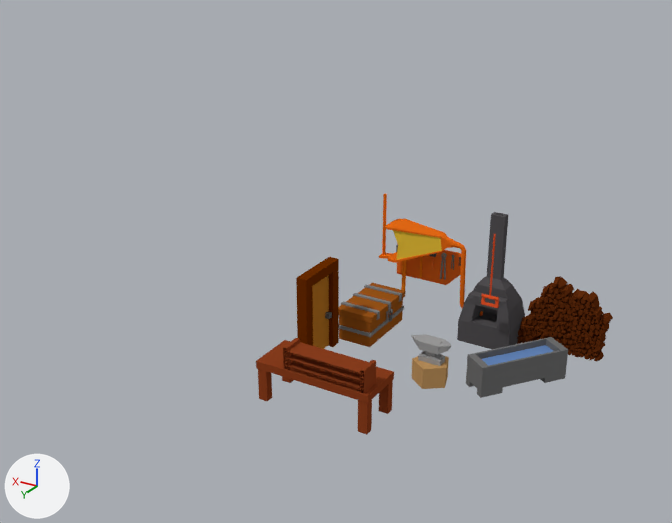
An edit to the Blender file ABaseGame/assets/Models/buildings/Stadt 1/Schmiede/scmiede.blend, drawn before and after from the same camera.
The view is the same before and after, from a 50 mm lens placed at (-13.9, 37.7, 20.7), pointed at (5.2, 5.9, 4.8). Every picture has the same lights, and +X, +Y and +Z are marked at lower left.
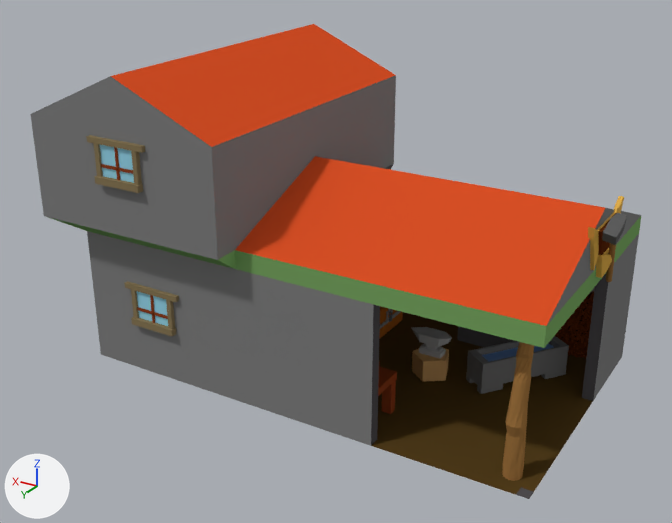
Pixel boxes [x1, y1, x2, y2] of what changed, in the pictures (672 x 523 px):
'Cube.005', added
    after: [30, 24, 642, 499]
'Cube.013', moved
    before: [256, 338, 394, 435]
    after: [378, 367, 397, 414]
'Cube.004', moved
    before: [466, 337, 568, 398]
    after: [466, 336, 569, 394]
'Plane', recoloured
    both: [296, 257, 339, 349]
'Cylinder.001', added (brown)
    after: [502, 342, 534, 481]
'Plane.001', added
    after: [86, 135, 145, 193]
'Cylinder', moved
    before: [411, 334, 451, 389]
    after: [411, 327, 452, 382]
'Plane.002', added
    after: [124, 281, 179, 336]
'Cube.006', added
    after: [588, 196, 627, 282]
'Cylinder.006', unchanged, covered by the edit
    before: [517, 276, 613, 362]
    after: [555, 291, 594, 359]
'Cube.001', unchanged, covered by the edit
    before: [457, 212, 525, 349]
    after: [457, 326, 514, 347]
'Cube', unchanged, covered by the edit
    before: [339, 283, 406, 347]
    after: [379, 306, 403, 339]
'Cube.002', unchanged, covered by the edit
    before: [379, 194, 483, 316]

The edits, one by one:
Material 'Material.024' (mat_material_024) changes colour from orange #b47326 to brown #7c5924; in linear values from (0.458, 0.172, 0.019) to (0.202, 0.101, 0.0176).
Material 'Material' (mat_material) is new.
Its base color is (0.334, 0.167, 0.0489) (brown #9c723e).
Material 'Material.039' (mat_material_039) is new.
Its base color is (0.0908, 0.051, 0.0127) (brown #55401e).
Material 'Material.037' (mat_material_037) is new.
Its base color is (0.183, 0.367, 0.118) (green #77a360).
Material 'Material.030' (mat_material_030) is new.
Its base color is (0.24, 0.182, 0.0914) (brown #867655).
Material 'Material.029' (mat_material_029) is new.
Its base color is (0.294, 0.645, 0.8) (cyan #94d2e7).
Material 'Material.041' (mat_material_041) is new.
Its base color is (0.723, 0.414, 0.0742) (orange #ddac4d).
Mesh me_cylinder_001 is new.
It has 111 vertices, 101 faces and spans x -1.3..1.0, y -1.1..1.3, z -1.0..18.2.
It uses material mat_material (brown #9c723e).
Mesh me_cube_006 is new.
It has 77 vertices, 49 faces and spans x -23.2..64.4, y -5.5..52.0, z -1.0..52.6.
Faces by material slot: [17, 18, 4, 7, 3].
It uses material mat_material_005 (dark grey #535153).
It uses material mat_material_009 (grey #7e7e7e).
It uses material mat_material_004 (orange #d85026).
It uses material mat_material_037 (green #77a360).
It uses material mat_material_039 (brown #55401e).
Mesh me_plane_001 is new.
It has 52 vertices, 37 faces and spans x -1.46..1.48, y -1.34..1.23, z -0.28..0.16.
Faces by material slot: [1, 12, 24].
It uses material mat_material_029 (cyan #94d2e7).
It uses material mat_material_023 (brown #8a3e1e).
It uses material mat_material_030 (brown #867655).
Mesh me_cube_014 is new.
It has 64 vertices, 51 faces and spans x -6.05..6.05, y -0.52..2.64, z -3.07..7.49.
Faces by material slot: [4, 24, 13, 10].
It uses material mat_material_003 (brown #5f2b0d).
It uses material mat_material_041 (orange #ddac4d).
It uses material mat_material (brown #9c723e).
It uses material mat_material_025 (dark grey #5d5d5d).
Object 'Cube.013' (ob_cube_013) moves from (3.44, 9.56, 1.86) to (3.34, 9.5, 1.86).
Object 'Cube.004' (ob_cube_004) moves from (-2.34, 3.15, 0.56) to (-2.34, 3.15, 0.75).
Object 'Cylinder' (ob_cylinder) moves from (1.0, 4.74, -0.14) to (1.0, 4.74, 0.23).
Object 'Cylinder.001' (ob_cylinder_001) is new; it shows me_cylinder_001.
Its location is (-4.77, 9.85, 0.0).
Its scale is (0.355, 0.355, 0.355).
Object 'Cube.005' (ob_cube_005) is new; it shows me_cube_006.
Its location is (0.0, -0.98, 0.12).
Its scale is (0.25, 0.25, 0.25).
Object 'Plane.001' (ob_plane_001) is new; it shows me_plane_001.
Its location is (11.4, 12.1, 9.89).
Its rotation in degrees is (90, 0, 0).
Its scale is (0.968, 0.73, 0.73).
Object 'Plane.002' (ob_plane_002) is new; it shows a copy of me_plane_001.
Its location is (11.27, 10.96, 3.16).
Its rotation in degrees is (90, 0, 0).
Its scale is (0.968, 0.73, 0.73).
Object 'Cube.006' (ob_cube_006) is new; it shows me_cube_014.
Its location is (-5.89, 4.93, 6.69).
Its rotation in degrees is (0, 0, 90).
Its scale is (0.322, 0.322, 0.322).
